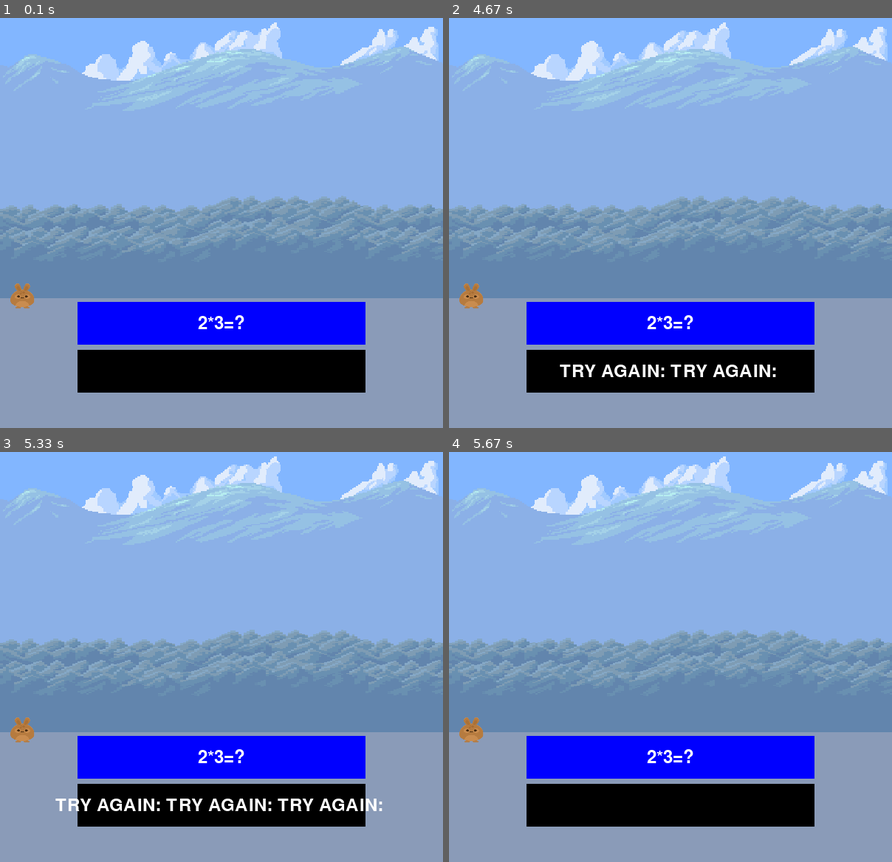
Above: before the commit, frames 1-4 (two rows, left to right).
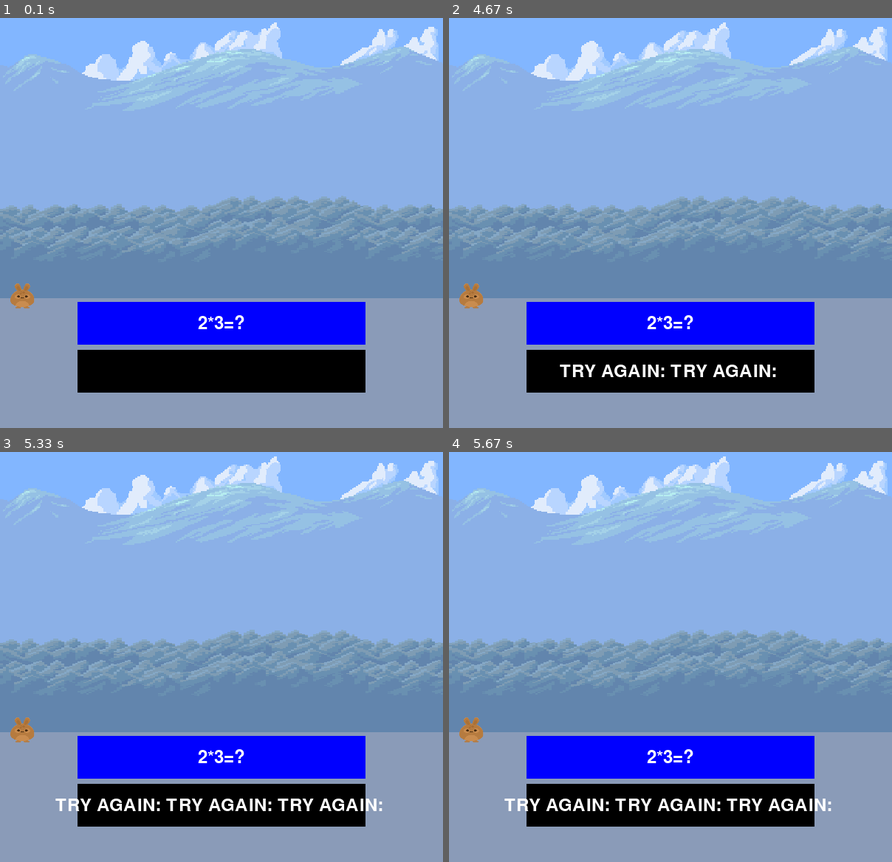
Above: after the commit, the same moments.

Repository: calmcoconut/pygame-math-fun
Game: pygame game, started from main.py
Same seed, same stepped clock (60 frames per second), same inputs: the game is played once before the commit and once after it.
Inputs (mouse positions are in pixels of both pictures, inside the frame that each line leads up to):
- Up to frame 1 (0.1 s): no input
- Up to frame 2 (4.67 s): tap Enter at 0.33, 3.07, 4, 4.47 s; press the mouse at (723, 243) at 0.7 s; move the mouse to (639, 145) at 0.8 s; release the mouse at (555, 42) at 0.93 s; press the mouse at (670, 370) at 3.47 s; move the mouse to (714, 251) at 3.57 s; release the mouse at (763, 128) at 3.7 s
- Up to frame 3 (5.33 s): tap Enter at 4.97 s
- Up to frame 4 (5.67 s): tap Enter at 5.57 s

Frames 1-3 are identical in both runs. In frame 4, 1.1% of the frame differs, in the area x 12-87%, y 84-88%.

Commit message:
fixed user event

Diff:
--- a/main.py
+++ b/main.py
@@ -29,7 +29,7 @@
 userInput = ""
 input_active = False
 answer_result = False
-USER_ENTERED_ANSW = pygame.USEREVENT
+USER_ENTERED_ANSW = pygame.USEREVENT + 1
 
 
 def drawText(text, fontObj, surface, centerCoordsTuple, textColor=None, textBgColor=None):
@@ -84,7 +84,7 @@
                 input_active = not input_active
                 oldInput = userInput[:]
                 answer_result = checkInputAnswer(windowSurface, 6)
-                pygame.time.set_timer(USER_ENTERED_ANSW, 600)
+                pygame.time.set_timer(USER_ENTERED_ANSW, 600, True) # event, time, once?
         if input_active and event.type == KEYDOWN:
             if event.key == pygame.K_BACKSPACE:
                 userInput = userInput[:-1]
@@ -103,8 +103,10 @@
         if event.type == USER_ENTERED_ANSW:
             if answer_result:
                 userInput = ""
+                pygame.event.clear()
+                answer_result = False
             else:
-                userInput = ""
+                userInput = oldInput
 
         windowSurface.fill(BACKGROUND)
 
